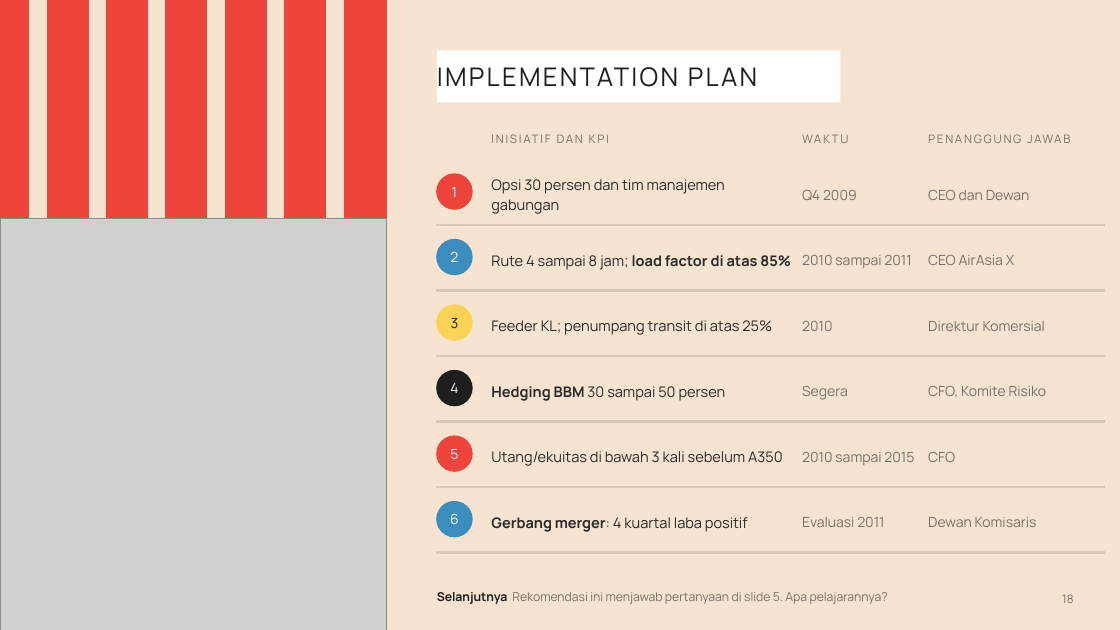
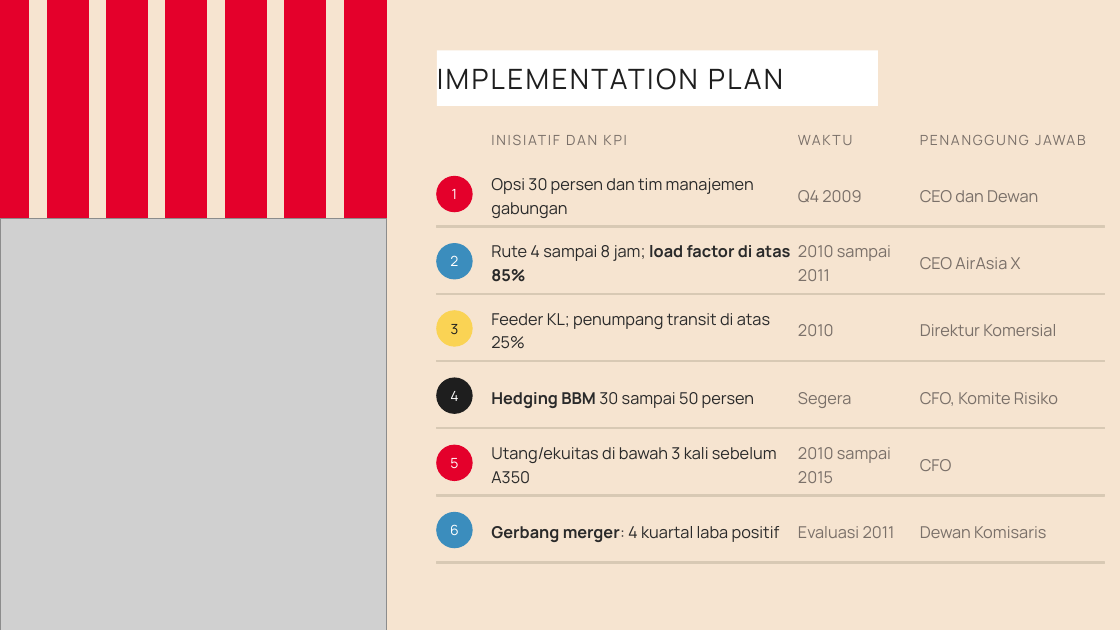
Before and after one commit to aslihabnuri/Dom-Manipulation, a slide deck: slide 18 of strategic-management/airasia-case/SMJKT_Group 3_Aslih_Case AirAsia.pptx. Drawn at 1120x630 pixels with LibreOffice and Linux fonts; fonts in the diff are those of the drawing; grey boxes stand for pictures. Boxes give left, top, right and bottom in pixels: in the first picture for what was removed or moved away, otherwise in the second. Text is boxed around its words. In the diff, an @@ line names an element or a change of style, - is before the commit and + after.

```diff
--- a/strategic-management/airasia-case/SMJKT_Group 3_Aslih_Case AirAsia.pptx
+++ b/strategic-management/airasia-case/SMJKT_Group 3_Aslih_Case AirAsia.pptx
@@ rectangle "IMPLEMENTATION PLAN": place and size @@
-rectangle "IMPLEMENTATION PLAN" at [437, 50, 840, 103]
+rectangle "IMPLEMENTATION PLAN" at [437, 50, 878, 106]
@@ rectangle "IMPLEMENTATION PLAN" at [437, 50, 878, 106]: size 22 to 24 pt @@
@@ size 10 to 12 pt in 3 elements at [492, 126, 794, 153], [920, 126, 1117, 153], [798, 126, 912, 153] @@
@@ text "PENANGGUNG JAWAB": place and size @@
-text "PENANGGUNG JAWAB" at [928, 126, 1105, 151]
+text "PENANGGUNG JAWAB" at [920, 126, 1117, 153]
@@ text "CEO dan Dewan": place and size @@
-text "CEO dan Dewan" at [928, 190, 1030, 200]
+text "CEO dan Dewan" at [920, 190, 1038, 202]
@@ text "CEO AirAsia X": place and size @@
-text "CEO AirAsia X" at [928, 255, 1014, 265]
+text "CEO AirAsia X" at [920, 257, 1021, 269]
@@ text "Direktur Komersial": place and size @@
-text "Direktur Komersial" at [928, 321, 1045, 331]
+text "Direktur Komersial" at [920, 324, 1056, 336]
@@ 3 texts, 3 ellipses, 2 rectangles: place and size @@
-3 texts, 3 ellipses, 2 rectangles at [437, 239, 1105, 422]
+3 texts, 3 ellipses, 2 rectangles at [437, 244, 1105, 429]
@@ text "CFO, Komite Risiko": place and size @@
-text "CFO, Komite Risiko" at [928, 386, 1047, 397]
+text "CFO, Komite Risiko" at [920, 392, 1058, 406]
@@ 3 texts, 2 rectangles, 2 ellipses: place and size @@
-3 texts, 2 rectangles, 2 ellipses at [437, 436, 1105, 553]
+3 texts, 2 rectangles, 2 ellipses at [437, 445, 1105, 563]
@@ fill #ED443B to #E4002B; outline #ED443B 1 pt to #E4002B 1 pt in 3 elements at [0, 0, 386, 218], [437, 176, 472, 212], [437, 445, 472, 481] @@
@@ text "CFO": place and size @@
-text "CFO" at [928, 452, 955, 462]
+text "CFO" at [920, 459, 952, 471]
@@ size 12.5 to 14 pt; line spacing 1.18 to 1.2; less space between paragraphs in 6 elements at [491, 178, 754, 218], [491, 245, 791, 282], [491, 313, 770, 348], [491, 392, 754, 408], [491, 447, 777, 484], [491, 526, 780, 542] @@
@@ size 12 to 14 pt; line spacing 1.18 to 1.2; less space between paragraphs in 12 elements at [920, 190, 1038, 202], [920, 257, 1021, 269], [798, 190, 861, 202], [920, 324, 1056, 336], [798, 245, 891, 281], [920, 392, 1058, 406], [798, 324, 834, 336], [920, 459, 952, 471], [798, 392, 852, 408], [920, 526, 1046, 538], [798, 447, 891, 483], [798, 526, 895, 538] @@
@@ text "Evaluasi 2011": place and size @@
-text "Evaluasi 2011" at [802, 517, 884, 527]
+text "Evaluasi 2011" at [798, 526, 895, 538]
@@ text "Dewan Komisaris": place and size @@
-text "Dewan Komisaris" at [928, 517, 1037, 527]
+text "Dewan Komisaris" at [920, 526, 1046, 538]
@@ text removed at [437, 592, 888, 604] @@
-Selanjutnya Rekomendasi ini menjawab pertanyaan di slide 5. Apa pelajarannya?
@@ text removed at [1062, 594, 1073, 603] @@
-18
```
Also in this commit, not shown: 18 other slides changed, 1 slide added, 1 slide removed, 14 other files.
